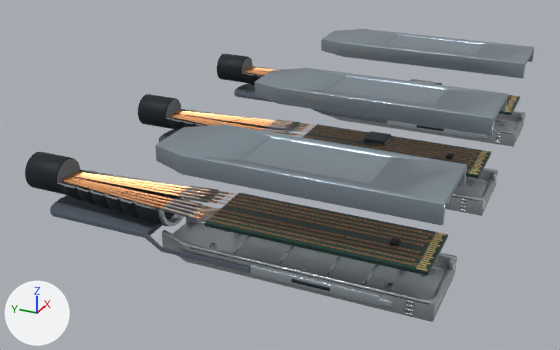
The Blender file tools/blender/copper-hardware.blend, before and after one commit.
Both versions are drawn from a 50 mm camera at (-0.1743, -0.051, 0.0834) aimed at (-0.0076, 0.024, 0.0001). Lighting does not change. The marker at lower left points along +X, +Y and +Z. The first picture is the older version.

Objects in the first picture: 'BLENDER_copper-internals_0000', 'BLENDER_copper-internals_0004', 'BLENDER_copper-internals_0005', 'BLENDER_copper-internals_0006', 'BLENDER_copper-internals_0007', 'copper-hardware_base_boot', 'copper-hardware_base_cut', 'copper-hardware_base_dark', 'copper-hardware_base_edge', 'copper-hardware_base_shell', 'copper-hardware_cover_lid', 'copper-hardware_pull_pull' and 6 more.
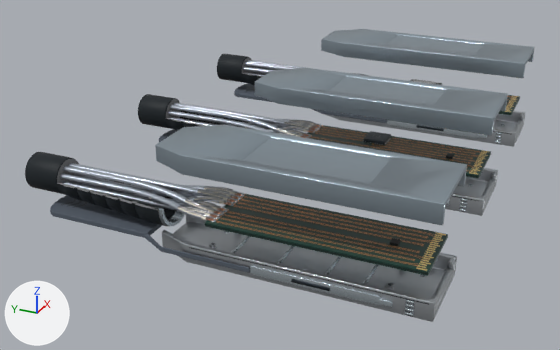
What changed in the scene script:
```text
Change me_mesh_5:
    remove me_mesh_5.from_pydata(...)  # 18252 vertices, 6084 faces; spans x -0.0526..0.0526, y -0.024..0.062, z 0.0086..0.0096
    add me_mesh_5.from_pydata(...)  # 16236 vertices, 5412 faces; spans x -0.0526..0.0533, y -0.024..0.0194, z 0.0086..0.0094
    me_mesh_5 part 1: 1040 loose pieces with 3120 vertices, spanning x -0.0526..0.0526, y 0.022..0.062, z 0.0089..0.0096, are deleted
    me_mesh_5 part 2: 64 vertices moved from x -0.0066..0.0066, y 0.022, z 0.0094 to x -0.0066..0.0066, y 0.0186, z 0.0094; 128 vertices removed from x -0.0066..0.0066, y 0.022, z 0.0094; 512 vertices added at x -0.0066..0.0074, y 0.0181..0.0194, z 0.0094
    other edits to the shape of me_mesh_5 do not show in these pictures
Change me_mesh_6:
    remove me_mesh_6.from_pydata(...)  # 4608 vertices, 1536 faces; spans x -0.0526..0.0526, y 0.023..0.0316, z 0.0091..0.0096
    remove me_mesh_6.materials.append(mat_physical_6)  # light grey #d5decc
    add me_mesh_6.from_pydata(...)  # 3312 vertices, 5952 faces; spans x -0.0528..0.0528, y 0.0188..0.062, z 0.0065..0.0114
    me_mesh_6 part 3: 1525 loose pieces with 4575 vertices, spanning x -0.0526..0.0526, y 0.023..0.0316, z 0.0091..0.0096, are deleted
    me_mesh_6 part 4: 33 vertices removed from x -0.0526..-0.0509, y 0.023..0.0316, z 0.0093..0.0096; 1104 vertices added at x -0.0528..-0.0392, y 0.0188..0.062, z 0.0065..0.0114
    me_mesh_6 part 5: 1104 vertices added at x -0.0068..0.0068, y 0.0188..0.062, z 0.0065..0.0114
    other edits to the shape of me_mesh_6 do not show in these pictures
    add me_mesh_6.materials.append(mat_twinax_conductor_copper)  # beige #e0a080
Change me_mesh_7:
    remove me_mesh_7.from_pydata(...)  # 1440 vertices, 480 faces; spans x -0.0526..0.0526, y 0.0243..0.0313, z 0.0088..0.0097
    remove me_mesh_7.materials.append(mat_physical_7)  # grey #8a919c
    add me_mesh_7.from_pydata(...)  # 2448 vertices, 4608 faces; spans x -0.0527..0.0533, y 0.018..0.0195, z 0.0094..0.0096
    me_mesh_7 part 6: 480 vertices removed from x -0.0066..0.0066, y 0.0243..0.0313, z 0.0088..0.0097; 612 vertices added at x -0.0051..0.0073, y 0.018..0.0195, z 0.0094..0.0096
    me_mesh_7 part 7: 462 vertices removed from x -0.0526..-0.0394, y 0.0243..0.0313, z 0.0088..0.0097
    other edits to the shape of me_mesh_7 do not show in these pictures
    add me_mesh_7.materials.append(mat_solder_fillet)  # light grey #d9dbde
Add ob_blender_copper_internals_0010:
    ob_blender_copper_internals_0010 = bpy.data.objects.new('BLENDER_copper-internals_0010', me_mesh_10)  # 5904 vertices, 10368 faces; spans x -0.0532..0.0532, y 0.0211..0.062, z 0.0061..0.012; in mat_twinax_foil_shield (light grey #b4bcc6)
    ob_blender_copper_internals_0010.location = (0.0, 0.0, 0.0)
Add ob_blender_copper_internals_0009:
    ob_blender_copper_internals_0009 = bpy.data.objects.new('BLENDER_copper-internals_0009', me_mesh_9)  # 1656 vertices, 2976 faces; spans x -0.0524..0.0532, y 0.0188..0.062, z 0.0069..0.0119; in mat_tinned_drain_wire (light grey #c9ccd0)
    ob_blender_copper_internals_0009.location = (0.0, 0.0, 0.0)
Add ob_blender_copper_internals_0008:
    ob_blender_copper_internals_0008 = bpy.data.objects.new('BLENDER_copper-internals_0008', me_mesh_8)  # 4728 vertices, 9600 faces; spans x -0.053..0.053, y 0.0202..0.062, z 0.0063..0.0116; in mat_twinax_dielectric (white #e9e5d8)
    ob_blender_copper_internals_0008.location = (0.0, 0.0, 0.0)
```

Changed parts and their boxes (x1, y1, x2, y2) in the pictures (560 x 350 px; the box of a moved part takes in the faces that stretch with it):
'BLENDER_copper-internals_0005', reshaped
    before: (61, 67, 512, 266)
    after: (214, 96, 512, 266)
'BLENDER_copper-internals_0010', added
    after: (60, 60, 365, 220)
'BLENDER_copper-internals_0007', reshaped (20% narrower)
    before: (162, 120, 300, 218)
    after: (212, 125, 322, 222)
'BLENDER_copper-internals_0006', reshaped (mostly hidden afterwards)
    before: (161, 120, 304, 218)
    after: (206, 124, 320, 221)
'BLENDER_copper-internals_0009', added
    after: (178, 73, 369, 219)
'BLENDER_copper-internals_0008', added (mostly hidden)
    after: (136, 119, 315, 220)
part 1 of me_mesh_5, deleted (mostly hidden)
    before: (61, 67, 309, 219)
part 2 of me_mesh_5, built on
    before: (297, 125, 468, 166)
    after: (309, 125, 468, 166)
part 3 of me_mesh_6, deleted
    before: (161, 120, 304, 218)
part 4 of me_mesh_6, built on
    after: (206, 193, 242, 221)
part 5 of me_mesh_6, added
    after: (301, 124, 320, 138)
part 6 of me_mesh_7, moved or reshaped
    before: (264, 120, 300, 135)
    after: (306, 125, 322, 138)
part 7 of me_mesh_7, deleted
    before: (162, 186, 219, 218)
